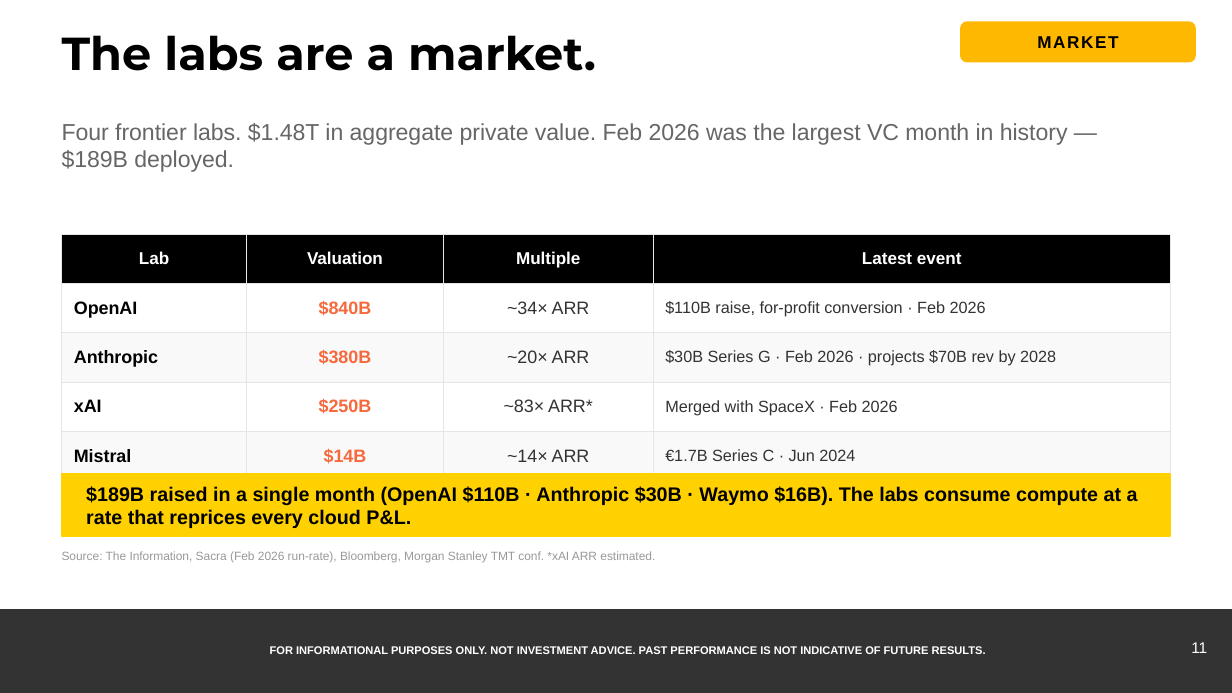
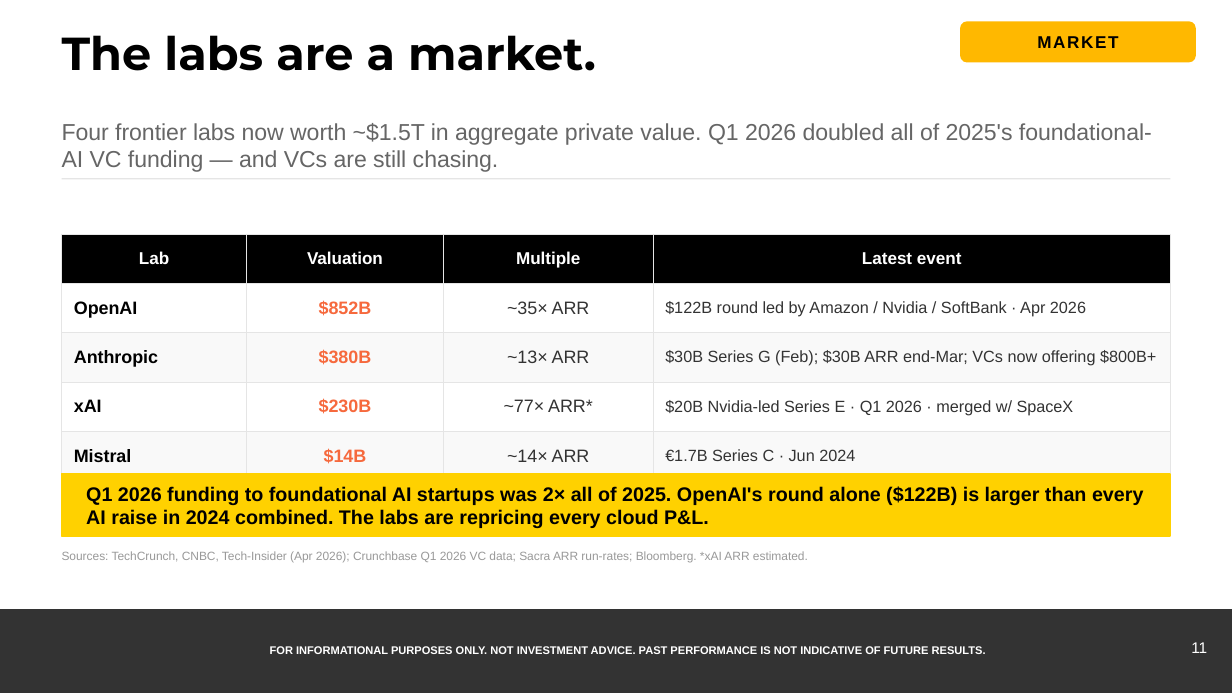
Before and after one commit to samuelcmcclellan-cell/ai-markets-deck, a slide deck: slide 11 of ai-markets-deck.pptx. Drawn at 1232x693 pixels with LibreOffice and Linux fonts; fonts in the diff are those of the drawing. Boxes give left, top, right and bottom in pixels: in the first picture for what was removed or moved away, otherwise in the second. Text is boxed around its words. In the diff, an @@ line names an element or a change of style, - is before the commit and + after.

```diff
--- a/ai-markets-deck.pptx
+++ b/ai-markets-deck.pptx
@@ text at [62,123,1152,172]: text changed @@
-Four frontier labs. $1.48T in aggregate private value. Feb 2026 was the largest VC month in history — $189B deployed.
+Four frontier labs now worth ~$1.5T in aggregate private value. Q1 2026 doubled all of 2025's foundational-AI VC funding — and VCs are still chasing.
@@ line added from (62, 179) to (1170, 179), #E5E5E5 0.75 pt @@
@@ table at [62,234,1170,468] @@
-row 2: OpenAI | $840B | ~34× ARR | $110B raise, for-profit conversion · Feb 2026
+row 2: OpenAI | $852B | ~35× ARR | $122B round led by Amazon / Nvidia / SoftBank · Apr 2026
-row 3, column 3: ~20× ARR
+row 3, column 3: ~13× ARR
-row 3, column 4: $30B Series G · Feb 2026 · projects $70B rev by 2028
+row 3, column 4: $30B Series G (Feb); $30B ARR end-Mar; VCs now offering $800B+
-row 4: xAI | $250B | ~83× ARR* | Merged with SpaceX · Feb 2026
+row 4: xAI | $230B | ~77× ARR* | $20B Nvidia-led Series E · Q1 2026 · merged w/ SpaceX
@@ text at [86,486,1144,528]: text changed @@
-$189B raised in a single month (OpenAI $110B · Anthropic $30B · Waymo $16B). The labs consume compute at a rate that reprices every cloud P&L.
+Q1 2026 funding to foundational AI startups was 2× all of 2025. OpenAI's round alone ($122B) is larger than every AI raise in 2024 combined. The labs are repricing every cloud P&L.
@@ text at [62,551,808,562]: text changed @@
-Source: The Information, Sacra (Feb 2026 run-rate), Bloomberg, Morgan Stanley TMT conf. *xAI ARR estimated.
+Sources: TechCrunch, CNBC, Tech-Insider (Apr 2026); Crunchbase Q1 2026 VC data; Sacra ARR run-rates; Bloomberg. *xAI ARR estimated.
```
Also in this commit, not shown: 20 other slides changed, 23 other files.
